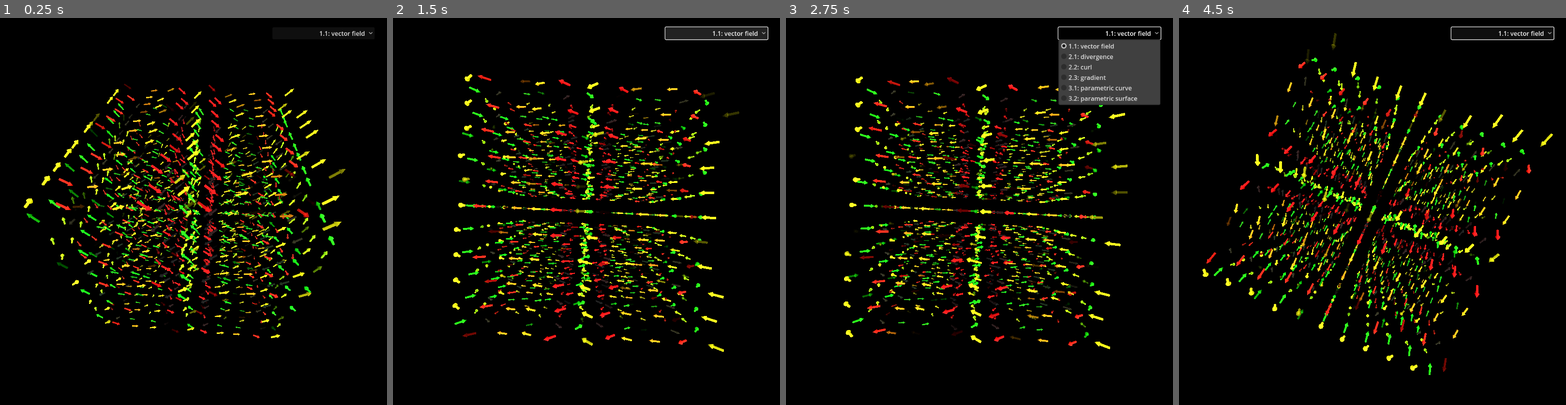
Above: before the commit, frames 1-4 (left to right).
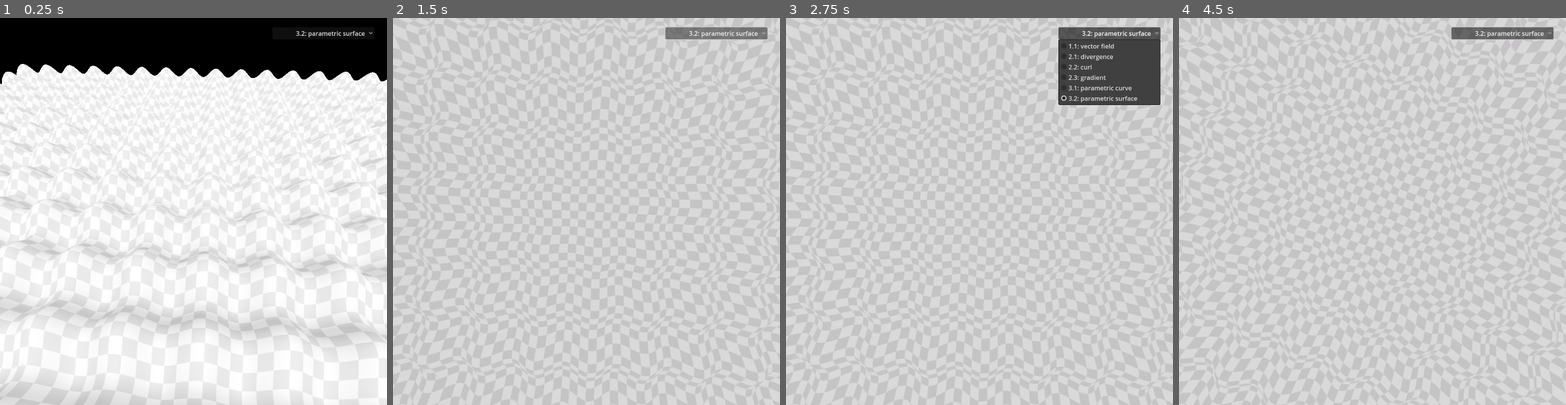
Above: after the commit, the same moments.

Repository: slotling/electromagnetism
Game: Godot game, scene res://3d_world.tscn
The game is run twice, just before and just after one commit, with the same random seed, the same clock (stepped at 60 frames per second) and the same inputs.
Inputs (mouse positions are in pixels of both pictures, inside the frame that each line leads up to):
- Up to frame 1 (0.25 s): no input
- Up to frame 2 (1.5 s): click "1.1: vector field" (after the commit: "3.2: parametric surface") at 0.5 s; click "1.1: vector field" (after the commit: "3.2: parametric surface") at 1.25 s
- Up to frame 3 (2.75 s): click "1.1: vector field" (after the commit: "3.2: parametric surface") at 2 s
- Up to frame 4 (4.5 s): move the mouse to (1457, 192) at 2.77 s; press the mouse at (1457, 192) at 2.78 s; move the mouse to (1295, 230) at 3.52 s; release the mouse at (1295, 230) at 3.53 s; click (1295, 230) at 3.6 s; move the mouse to (1411, 126) at 4.27 s; press the mouse at (1411, 126) at 4.28 s

The runs differ from the first frame. In frame 1, 86% of the frame differs, in the area x 0-100%, y 3-100%; in frame 2, 100%, in the area x 0-100%, y 0-100%; in frame 3, 95%; in frame 4, 100%.

Commit message:
Procedurally plotted parametric surface
finally figured out how to use arraymeshes

AI SLOP SUMMARY:
Rewrite Scenes/surface.gd to procedurally build an ArrayMesh from a parametric F(u,v) with vertex, normal, UV and index buffers (uses i/j ranges 0..500). Add Assets/Group 1.svg and stripes.jpg (+import settings). Update Scenes/surface.tscn to include the SVG as a texture, material_override and increase load_steps. Adjust Worlds/3_parametric_equations/3_2_surface.tscn to PosScale=1.0 and ValScale=0.2. Minor scene tweaks: set SceneSwitcher init index to 5 and reduce directional light_energy from 1.5 to 0.5. Note: 501x501 grid is heavy; consider lowering ranges if needed.

Diff:
--- a/3d_world.gd
+++ b/3d_world.gd
@@ -11,7 +11,7 @@
 		"3.1: parametric curve": load("res://Worlds/3_parametric_equations/3_1_parametric.tscn"),
 		"3.2: parametric surface": load("res://Worlds/3_parametric_equations/3_2_surface.tscn"),
 	}
-	$SceneSwitcher.init(scenes, 0)
+	$SceneSwitcher.init(scenes, 5)
 
 
 # Called every frame. 'delta' is the elapsed time since the previous frame.
--- a/3d_world.tscn
+++ b/3d_world.tscn
@@ -48,6 +48,6 @@
 
 [node name="DirectionalLight3D" type="DirectionalLight3D" parent="CameraPivot"]
 transform = Transform3D(0.99999994, 0, 0, 0, 0.99999994, 0, 0, 0, 0.99999994, 0, 0, 150)
-light_energy = 1.5
+light_energy = 0.5
 
 [editable path="SceneSwitcher"]
--- /dev/null
+++ b/Assets/Group 1.svg
@@ -0,0 +1,5 @@
+<svg width="100" height="100" viewBox="0 0 100 100" fill="none" xmlns="http://www.w3.org/2000/svg">
+<rect width="100" height="100" fill="white"/>
+<rect x="50" width="50" height="50" fill="#DCDCDC"/>
+<rect y="50" width="50" height="50" fill="#DCDCDC"/>
+</svg>
--- a/Scenes/surface.gd
+++ b/Scenes/surface.gd
@@ -1,30 +1,78 @@
 extends Node3D
 
-var u_start = 0
-var u_end = 10
-var v_start = 0
-var v_end = 9
+var i_start = 0
+var i_end = 500
+var j_start = 0
+var j_end = 500
 
 func F(u, v):
-	return Vector3(u, 2*v, u+v)
+	var pol = PI * u / 100
+	var azi = 2 * PI * v / 100
+	var r = 50
+	#return Vector3(r*sin(pol)*cos(azi), r*cos(pol), r*sin(pol)*sin(azi))
+	#return Vector3(u, v, u+v) * 10
+	#return Vector3(sin(u * 2 * PI / 100), cos(u * 2 * PI / 100), sin(v)) * 10
+	return Vector3(u-50, sin(u) + sin(v), v-50)
 
 # Called when the node enters the scene tree for the first time.
 func _ready() -> void:
-	var vertices = PackedVector3Array()
-	for i in range(u_start, u_end, 1):
-		var u = i * G.WORLD.config.draw.ValScale
-		for j in range(v_start, v_end, 1):
+	var surface_array = []
+	surface_array.resize(Mesh.ARRAY_MAX)
+
+	var verts = PackedVector3Array()
+	var uvs = PackedVector2Array()
+	var normals = PackedVector3Array()
+	var indices = PackedInt32Array()
+
+	#for i in range(u_start, u_end, 1):
+		#for j in range(v_start, v_end, 1):
+			#var u = i * G.WORLD.config.draw.ValScale
+			#var u2 = (i+1) * G.WORLD.config.draw.ValScale
+			#var v = j * G.WORLD.config.draw.ValScale
+			#var v2 = (j+1) * G.WORLD.config.draw.ValScale
+			#verts.push_back(F(u, v) * G.WORLD.config.draw.PosScale)
+			#uvs.push_back(Vector2(u, v))
+			#normals.push_back((F(u2, v) - F(u, v)).cross(F(u, v2) - F(u, v)).normalized())
+
+	for i in range(i_start, i_end+1):
+		for j in range(j_start, j_end+1):
+			var u = i * G.WORLD.config.draw.ValScale
+			var u2 = (i+1) * G.WORLD.config.draw.ValScale
 			var v = j * G.WORLD.config.draw.ValScale
-			vertices.push_back(F(u, v) * G.WORLD.config.draw.PosScale)
+			var v2 = (j+1) * G.WORLD.config.draw.ValScale
 
-	var arr_mesh = ArrayMesh.new()
-	var arrays = []
-	arrays.resize(Mesh.ARRAY_MAX)
-	arrays[Mesh.ARRAY_VERTEX] = vertices
+			var vert = F(u, v) * G.WORLD.config.draw.PosScale
+			var normal = F(u, v).normalized()
+			var uv = Vector2(i/10.0, j/10.0)
+			verts.push_back(vert)
+			uvs.push_back(uv)
+			normals.push_back(-(F(u2, v) - F(u, v)).cross(F(u, v2) - F(u, v)).normalized())
 
-	# Create the Mesh.
-	arr_mesh.add_surface_from_arrays(Mesh.PRIMITIVE_TRIANGLES, arrays)
-	$MeshInstance3D.mesh = arr_mesh
+			if i > 0 and v > 0:
+				var icount = i_end - i_start + 1
+				indices.push_back(i*icount + j-1)
+				indices.push_back((i-1)*icount + j)
+				indices.push_back((i-1)*icount + j-1)
+
+				indices.push_back(i*icount + j-1)
+				indices.push_back(i*icount + j)
+				indices.push_back((i-1)*icount + j)
+
+				indices.push_back((i-1)*icount + j-1)
+				indices.push_back((i-1)*icount + j)
+				indices.push_back(i*icount + j-1)
+
+				indices.push_back((i-1)*icount + j)
+				indices.push_back(i*icount + j)
+				indices.push_back(i*icount + j-1)
+
+	surface_array[Mesh.ARRAY_VERTEX] = verts
+	surface_array[Mesh.ARRAY_TEX_UV] = uvs
+	surface_array[Mesh.ARRAY_NORMAL] = normals
+	surface_array[Mesh.ARRAY_INDEX] = indices
+
+
+	$MeshInstance3D.mesh.add_surface_from_arrays(Mesh.PRIMITIVE_TRIANGLES, surface_array)
 
 # Called every frame. 'delta' is the elapsed time since the previous frame.
 func _process(delta: float) -> void:
--- a/Scenes/surface.tscn
+++ b/Scenes/surface.tscn
@@ -1,6 +1,11 @@
-[gd_scene load_steps=3 format=3 uid="uid://de33bloc4b5qt"]
+[gd_scene load_steps=5 format=3 uid="uid://de33bloc4b5qt"]
 
 [ext_resource type="Script" uid="uid://cepu50p3r525r" path="res://Scenes/surface.gd" id="1_o104s"]
+[ext_resource type="Texture2D" uid="uid://d3teg332mh6pv" path="res://Assets/Group 1.svg" id="2_2tapi"]
+
+[sub_resource type="StandardMaterial3D" id="StandardMaterial3D_o104s"]
+specular_mode = 2
+albedo_texture = ExtResource("2_2tapi")
 
 [sub_resource type="ArrayMesh" id="ArrayMesh_2tapi"]
 
@@ -8,4 +13,5 @@
 script = ExtResource("1_o104s")
 
 [node name="MeshInstance3D" type="MeshInstance3D" parent="."]
+material_override = SubResource("StandardMaterial3D_o104s")
 mesh = SubResource("ArrayMesh_2tapi")
--- a/Worlds/3_parametric_equations/3_2_surface.tscn
+++ b/Worlds/3_parametric_equations/3_2_surface.tscn
@@ -7,7 +7,8 @@
 
 [sub_resource type="Resource" id="Resource_811um"]
 script = ExtResource("2_svktb")
-PosScale = 50.0
+PosScale = 5.0
+ValScale = 0.2
 metadata/_custom_type_script = "uid://ckj7ev16yia8c"
 
 [sub_resource type="Resource" id="Resource_m1sw4"]
Not shown, added: Assets/Group 1.svg.import
Binary file added: Assets/stripes.jpg
Not shown, added: Assets/stripes.jpg.import
